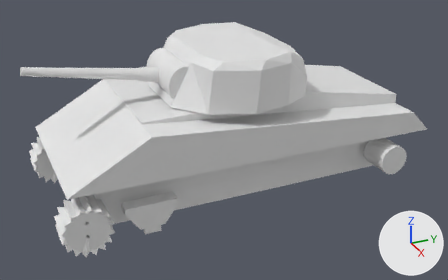
Two versions of the Blender file MA4/m4a.blend, one commit apart.
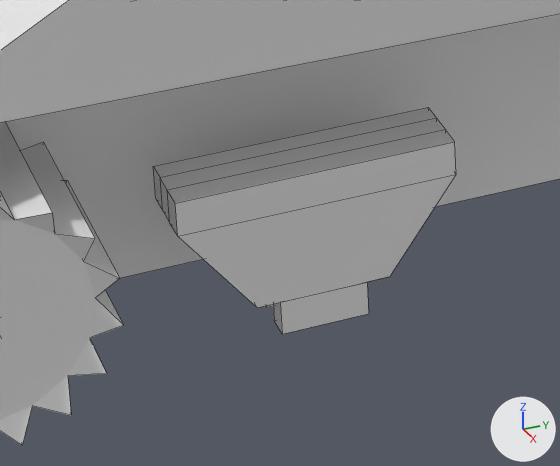
Each version appears first whole from a 50 mm camera at (9.03, -3.62, 3.69) aimed at (0.17, 0.37, -0.74), and next in a close-up on the part from 21% to 44% of the width and 61% to 93% of the height. Every picture has the same lights, and +X, +Y and +Z are marked at lower right. The close-ups show mesh edges as thin lines.

Objects in the first close-up: 'body', 'frontLeftWheel', 'trackRoller'.
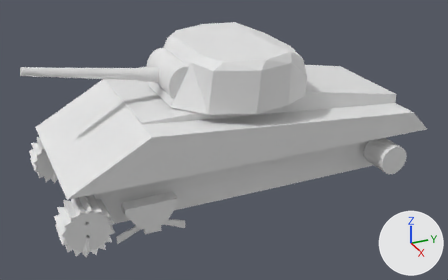
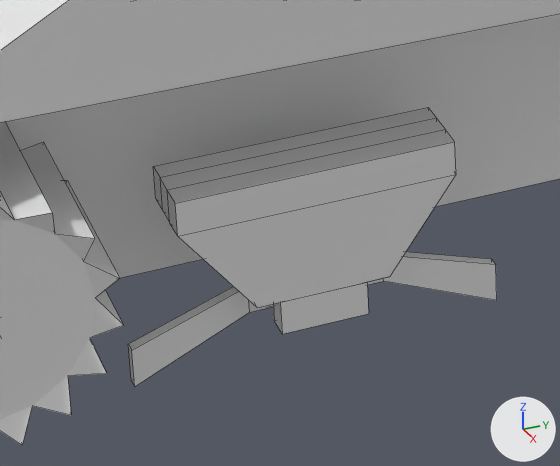
What differs and where, as boxes (x1, y1, x2, y2) in the close-ups (560 x 466 px):
'trackRoller', reshaped (22% wider, 23% taller)
    before: (153, 107, 456, 334)
    after: (128, 107, 497, 387)
part 1 of me_cube_004, added
    after: (128, 252, 497, 387)

The change in detail:
me_cube_004 is used by ob_trackroller; location (1.183, -1.312, -1.076); scale (0.11, 0.408, 0.0719).
me_cube_004 had 48 vertices, 46 faces and spanned x -1.0..1.0, y -1.0..1.0, z -5.95..1.0.
me_cube_004 now has 64 vertices, 60 faces and spans x -1.0..1.0, y -1.33..1.36, z -7.64..1.0.
me_cube_004 part 1: a new loose piece of 16 vertices spanning x -0.16..0.15, y -1.33..1.36, z -7.64..-4.25.
